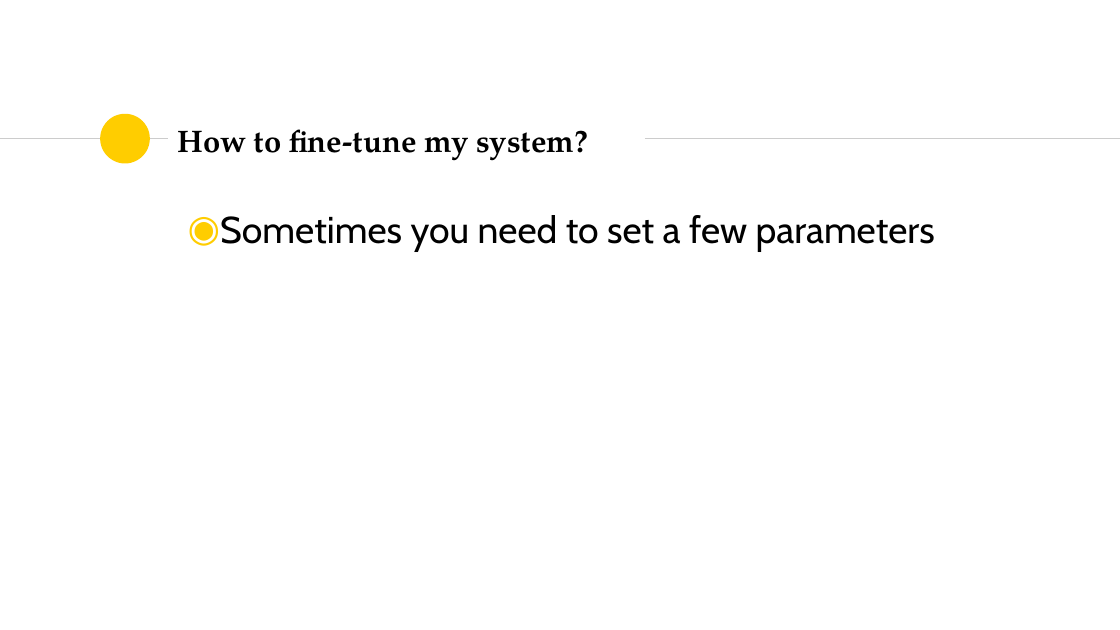
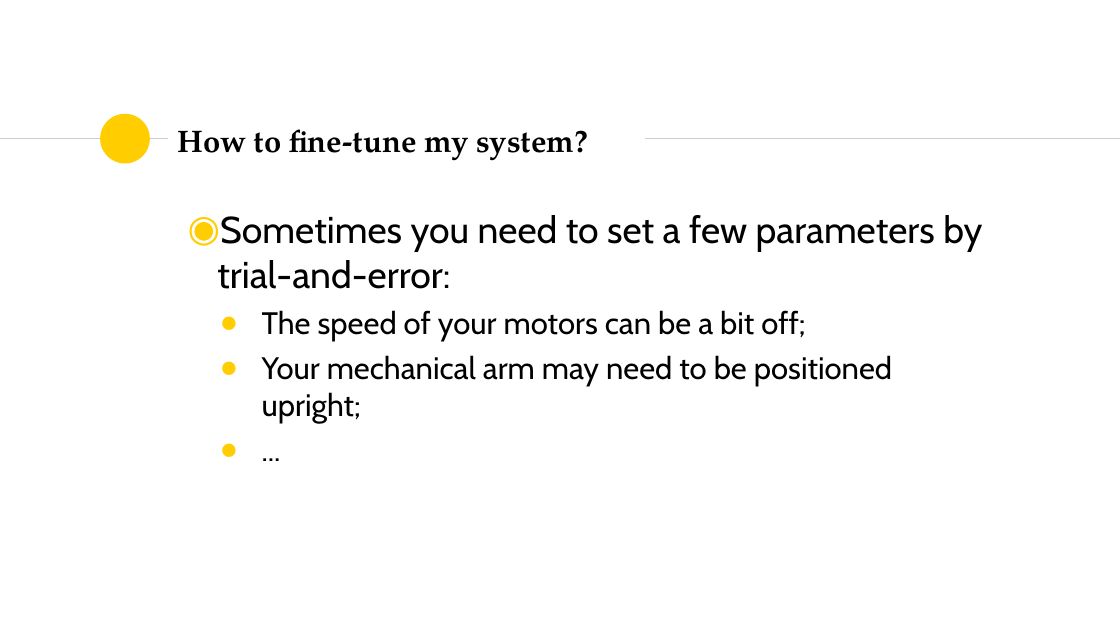
Before and after one commit to SSTIA/arduino-seminar, a slide deck: slide 22 of slides/ArduinoSeminar1.pptx (slide 21 before the commit). Drawn at 1120x630 pixels with LibreOffice and Linux fonts; fonts in the diff are those of the drawing. Boxes give left, top, right and bottom in pixels: in the first picture for what was removed or moved away, otherwise in the second. Text is boxed around its words. In the diff, an @@ line names an element or a change of style, - is before the commit and + after.

```diff
--- a/slides/ArduinoSeminar1.pptx
+++ b/slides/ArduinoSeminar1.pptx
@@ text at bbox=[217, 215, 982, 424]: text changed; size 32 to 26.6 pt @@
-◉ Sometimes you need to set a few parameters
+◉ Sometimes you need to set a few parameters by trial-and-error:
+    ● The speed of your motors can be a bit off;
+    ● Your mechanical arm may need to be positioned upright;
+    ● ...
```
Also in this commit, not shown: 1 other slide changed, 6 slides added, 2 other files.
